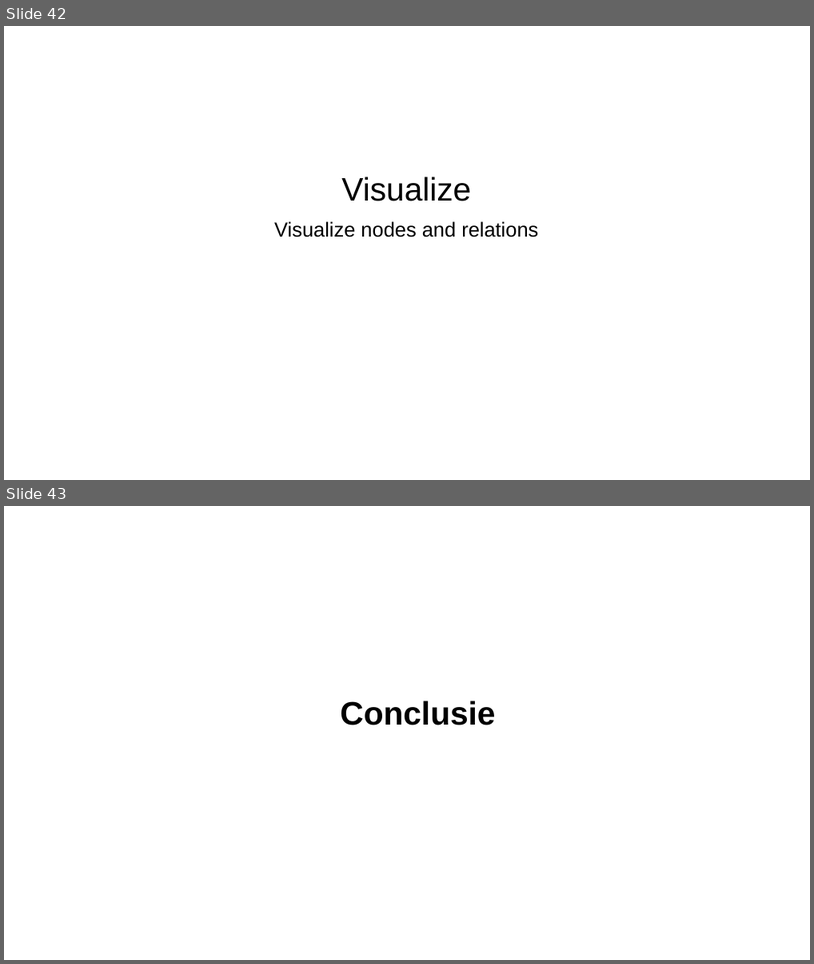
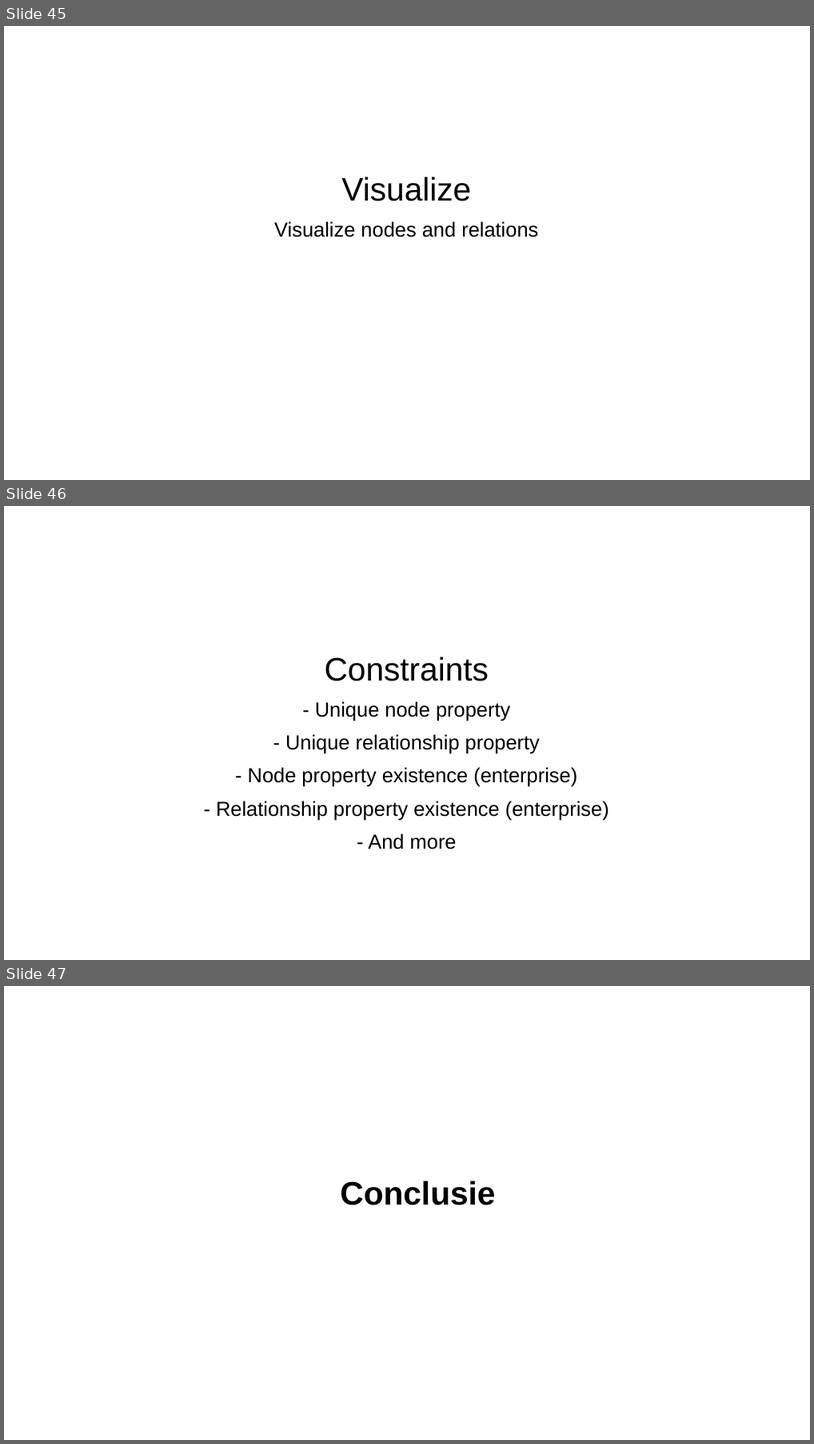
Before and after one commit to skrabbenborg/nosql-talk, a slide deck: presentation/presentation.pptx. Shown one above the other, each under a label of ours: slides 42 and 43 before the commit, slides 45, 46 and 47 after it. The pictures are 814x964 and 814x1444 pixels, drawn with LibreOffice and Linux fonts; fonts in the diff are those of the drawing; background and template pictures are left out. Boxes give left, top, right and bottom in pixels: in the first picture for what was removed or moved away, otherwise in the second. Text is boxed around its words. In the diff, an @@ line names an element or a change of style, - is before the commit and + after.

```diff
--- a/presentation/presentation.pptx
+++ b/presentation/presentation.pptx
@@ slide 46 added at [4,506,810,960], background picture (left out) @@
@@ text added at [216,656,610,849], 20 pt, text #000000 @@
+Constraints
+- Unique node property
+- Unique relationship property
+- Node property existence (enterprise)
+- Relationship property existence (enterprise)
+- And more
@@ what was slide 42 is now slide 45 @@
@@ what was slide 43 is now slide 47 @@
```
Also in this commit, not shown: 1 slide changed, 3 other slides added, 6 other files.
